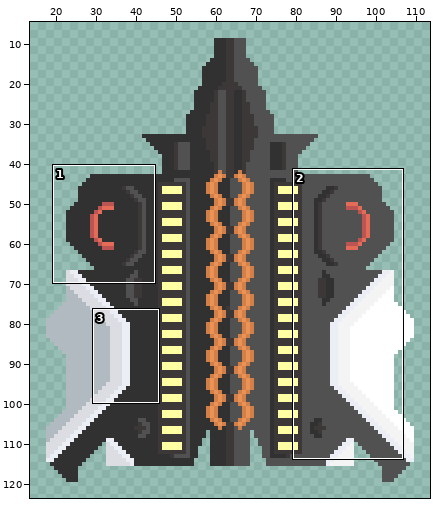
Edited in one commit: sprite sheet (assets/sprites/blocks/turrets/fielder.png). Above, an overview of the earlier version with the close-up marked.
Close-up. Before the edit:
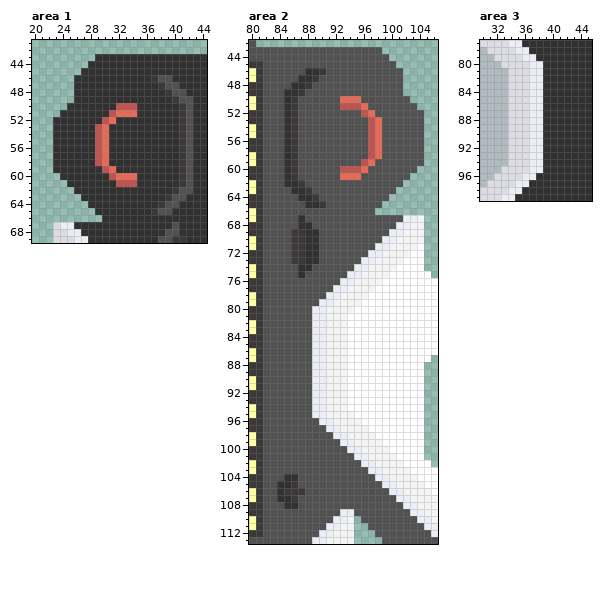
The file is 128x128 pixels. Shown: area 1: x 20..44, y 41..69; area 2: x 80..106, y 42..113; area 3: x 30..45, y 77..99. The wide view leaves out empty margins.
After the commit:
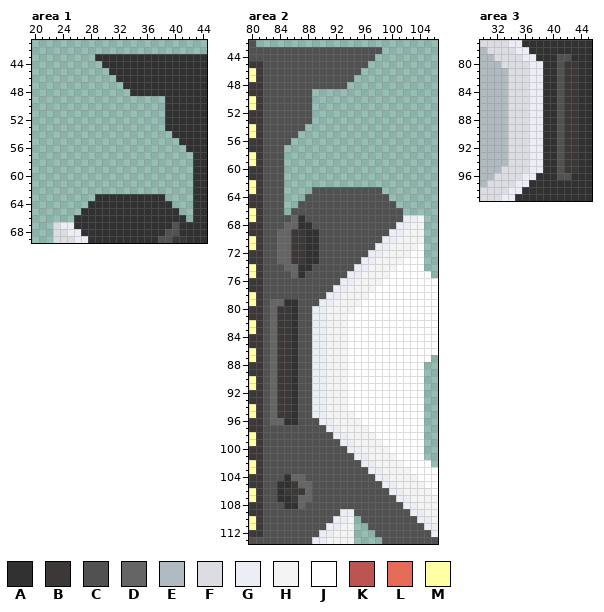
Palette (. is transparent): A #313131  B #3c3838  C #515151  D #656565  E #b0bac0  F #dcdde3  G #ebeef5  H #f4f4f4  J #ffffff  K #bc5452  L #e46b58  M #ffffa3
Changes in this commit:
Area 1:
y 44: x 28..29 AA -> ..
y 45: x 27..30 AAAA -> ....
y 46: x 26..31 AAAAAA -> ......; x 37..39 BCC -> AAA
y 47: x 26..32 AAAAAAA -> .......; x 38..40 BCC -> AAA
y 48: x 26..33 AAAAAAAA -> ........; x 39..41 BCC -> AAA
y 49: x 26..38 AAAAAAAAAAAAA -> .............; x 40..42 BCC -> AAA
y 50: x 25..38 AAAAAAAKKKAAAA -> ..............; x 41..42 BC -> AA
y 51: x 24..38 AAAAAAAKLLLAAAA -> ...............; x 41..42 BC -> AA
y 52: x 23..38 AAAAAAAKLAAAAAAA -> ................; x 41..42 BC -> AA
y 53: x 23..38 AAAAAAKLAAAAAAAA -> ................; x 41..42 BC -> AA
y 54: x 23..39 AAAAAAKLAAAAAAAAA -> .................; x 41..42 BC -> AA
y 55: x 23..42 AAAAAAKLAAAAAAAAAABC -> ..................AA
y 56: x 23..42 AAAAAAKLAAAAAAAAAABC -> ...................A
y 57..58: x 23..42 AAAAAAKLAAAAAAAAAABC -> ....................
y 59: x 23..42 AAAAAAAKLAAAAAAAAABC -> ....................
y 60: x 24..42 AAAAAAAKLLLAAAAAABC -> ...................
y 61: x 25..42 AAAAAAAKKKAAAAAABC -> ..................
y 62: x 26..42 AAAAAAAAAAAAAABCC -> .................
y 63: x 27..28 AA -> ..; x 39..42 BCCA -> ....
y 64: x 38..42 BCCAA -> AA...
y 65: x 27..28 .. -> AA; x 37..39 BCC -> AAA; x 41..42 AA -> ..
y 66: x 26..29 .... -> AAAA; x 42 A -> .
Area 2:
y 44: x 98..99 CC -> ..
y 45: x 97..100 CCCC -> ....
y 46: x 88..90 AAB -> CCC; x 96..101 CCCCCC -> ......
y 47: x 87..89 AAB -> CCC; x 95..101 CCCCCCC -> .......
y 48: x 86..88 AAB -> CCC; x 94..101 CCCCCCCC -> ........
y 49: x 85..87 AAB -> CCC; x 89..101 CCCCCCCCCCCCC -> .............
y 50: x 85..86 AB -> CC; x 89..102 CCCCLLLCCCCCCC -> ..............
y 51: x 85..86 AB -> CC; x 89..103 CCCCKKKLCCCCCCC -> ...............
y 52: x 85..86 AB -> CC; x 89..104 CCCCCCCKLCCCCCCC -> ................
y 53: x 85..86 AB -> CC; x 89..104 CCCCCCCCKLCCCCCC -> ................
y 54: x 85..86 AB -> CC; x 88..104 CCCCCCCCCKLCCCCCC -> .................
y 55: x 85..104 ABCCCCCCCCCCKLCCCCCC -> CC..................
y 56: x 85..104 ABCCCCCCCCCCKLCCCCCC -> C...................
y 57..58: x 85..104 ABCCCCCCCCCCKLCCCCCC -> ....................
y 59: x 85..104 ABCCCCCCCCCKLCCCCCCC -> ....................
y 60: x 85..103 ABCCCCCCKKKLCCCCCCC -> ...................
y 61: x 85..102 ABCCCCCCLLLCCCCCCC -> ..................
y 62: x 85..101 AABCCCCCCCCCCCCCC -> .................
y 63: x 85..88 CAAB -> ....; x 99..100 CC -> ..
y 64: x 85..89 CCAAB -> ...CC
y 65: x 85..86 CC -> ..; x 88..90 AAB -> CCC; x 99..100 .. -> CC
y 66: x 85 C -> .; x 98..101 .... -> CCCC
y 67: x 86 C -> D
y 68: x 85..86 CC -> DD
y 69..73: x 84..85 CC -> DD
y 74: x 85..86 CC -> DD
y 75: x 86 C -> D
y 79: x 83..86 CCCC -> DDAA
y 80..95: x 83..86 CCCC -> DBBA
y 96: x 83..86 CCCC -> DDAA
y 104: x 86..87 AC -> DD
y 105: x 87..88 CC -> DD
y 106: x 88 C -> D
y 107: x 87..88 CC -> DD
y 108: x 87 C -> D
Area 3:
y 79: x 41..42 AA -> CC
y 80..95: x 41..43 AAA -> CBB
y 96: x 41..42 AA -> CC
Boxes around the changes in both close-ups, in picture pixels (x1, y1, x2, y2):
changed: (53, 61, 193, 222)
changed: (270, 54, 424, 425)
changed: (291, 474, 312, 509)
changed: (557, 54, 578, 180)
